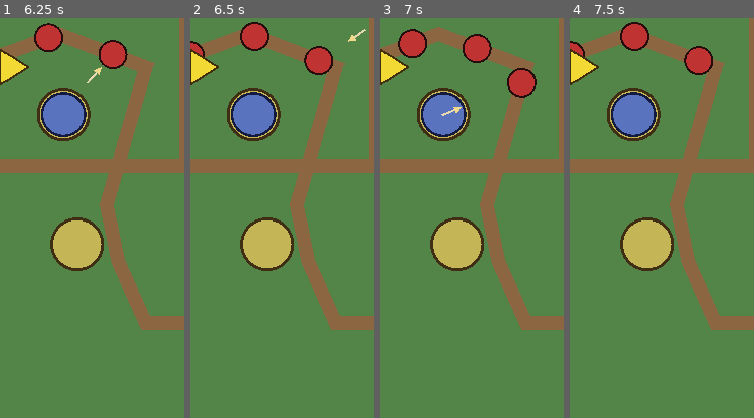
Above: before the commit, frames 1-4 (left to right).
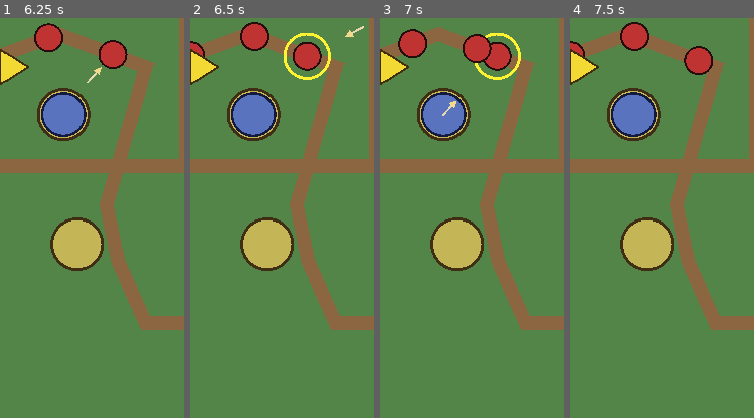
Above: after the commit, the same moments.

Repository: ookeooke/td1
Game: Godot game, scene res://main/Main.tscn
Two runs of this game, one before a commit and one after it. Both use one fixed random seed, a clock stepped at 60 frames per second and the inputs below.
Inputs (mouse positions are % of the whole screen's width and height, from its top left):
- Up to frame 1 (6.25 s): tap Enter at 0.5 s; move the mouse to (72, 45) at 0.52 s; click (72, 45) at 0.67 s; click "Build Archer (50g)" at 1.25 s; tap Space at 2 s; drag from (30, 55) to (75, 42) at 2.02 s; click "Build Archer (50g)" at 2.75 s; move the mouse to (60, 28) at 3.52 s; click (60, 28) at 3.67 s; drag from (45, 70) to (4, 51) at 4.27 s; move the mouse to (80, 65) at 5.02 s; click (80, 65) at 5.17 s; drag from (20, 35) to (35, 25) at 5.77 s
- Up to frame 2 (6.5 s): no input
- Up to frame 3 (7 s): move the mouse to (55, 50) at 6.52 s; click (55, 50) at 6.67 s
- Up to frame 4 (7.5 s): drag from (35, 25) to (75, 42) at 7.27 s
The pictures show only the part of the screen within x 8-58%, y 46-96%; the shares and areas given below are measured in that part.

Frame 1 is identical in both runs. In frame 2, 1.7% of the frame differs, in the area x 51-96%, y 2-16%; in frame 3, 2.2%, in the area x 33-86%, y 3-25%; in frame 4, nothing differs.

Commit message:
Debug: status-effect arrows + WaveManager accounting logs
Towers now roll a random SlowEffect / StunEffect every 3–6 shots and
attach it to the outgoing Arrow (gated by BaseTower.DEBUG_STATUS_ARROWS).
Arrows apply the effect on hit after damage so kills still skip the
apply (BaseEnemy guards DYING). Purpose: exercise Phase 13 through
real tower gameplay instead of Main.gd's one-shot demo.

WaveManager's enemy-lifecycle handlers now log alive/spawners/wave_active
state on every spawn/die/leak — to track down the "enemy leaks after
Victory" miscount visible in the last run.

Diff:
--- a/autoloads/WaveManager.gd
+++ b/autoloads/WaveManager.gd
@@ -120,18 +120,33 @@
 	return ids
 
 
-func _on_enemy_spawned(_enemy: Node, _path_id: String) -> void:
+func _on_enemy_spawned(enemy: Node, path_id: String) -> void:
 	_alive_count += 1
+	_log_alive("spawn", enemy, path_id)
 
 
-func _on_enemy_died(_enemy: Node, _gold: int) -> void:
+func _on_enemy_died(enemy: Node, _gold: int) -> void:
 	_alive_count = maxi(0, _alive_count - 1)
+	_log_alive("died", enemy, "")
 	_maybe_wave_complete()
 
 
-func _on_enemy_reached_end(_enemy: Node, _lives: int) -> void:
+func _on_enemy_reached_end(enemy: Node, _lives: int) -> void:
 	_alive_count = maxi(0, _alive_count - 1)
+	_log_alive("leak", enemy, "")
 	_maybe_wave_complete()
+
+
+func _log_alive(tag: String, enemy: Node, path_id: String) -> void:
+	var ename := "?"
+	if enemy != null and "data" in enemy and enemy.data != null:
+		ename = enemy.data.enemy_name
+	var extras := ""
+	if path_id != "":
+		extras = " path=" + path_id
+	print("[WaveManager/acct] %s %s%s  alive=%d  spawners=%d  wave_active=%s" % [
+		tag, ename, extras, _alive_count, _active_spawners, str(_wave_active)
+	])
 
 
 func _on_game_over() -> void:
--- a/projectiles/Arrow.gd
+++ b/projectiles/Arrow.gd
@@ -8,13 +8,15 @@
 var _damage: float = 0.0
 var _damage_type: int = 0
 var _source: Node = null
+var _status_effect = null  # optional StatusEffect subclass, applied on hit
 
 
-func setup(target: Node, damage: float, damage_type: int, source: Node) -> void:
+func setup(target: Node, damage: float, damage_type: int, source: Node, status_effect = null) -> void:
 	_target = target
 	_damage = damage
 	_damage_type = damage_type
 	_source = source
+	_status_effect = status_effect
 
 
 func _process(delta: float) -> void:
@@ -26,6 +28,8 @@
 	if dist <= hit_radius:
 		if _target.has_method("take_damage"):
 			_target.take_damage(_damage, _damage_type, _source)
+		if _status_effect != null and is_instance_valid(_target) and _target.has_method("apply_status_effect"):
+			_target.apply_status_effect(_status_effect)
 		queue_free()
 		return
 	var step: float = minf(speed * delta, dist)
--- a/towers/base_tower.gd
+++ b/towers/base_tower.gd
@@ -1,9 +1,19 @@
 extends Node2D
 class_name BaseTower
+
+# DEBUG: every 3–6 shots, attach a random SlowEffect/StunEffect to the arrow
+# so Phase 13's status system can be exercised through real gameplay instead
+# of Main.gd's one-shot demo. Flip DEBUG_STATUS_ARROWS = false to disable.
+const DEBUG_STATUS_ARROWS: bool = true
+const _SlowEffectScript := preload("res://systems/SlowEffect.gd")
+const _StunEffectScript := preload("res://systems/StunEffect.gd")
 
 @export var data: TowerData
 
 var level: int = 1
+
+var _shots_since_buff: int = 0
+var _next_buff_threshold: int = 0
 
 @onready var range_area: Area2D = $RangeArea
 @onready var range_shape: CollisionShape2D = $RangeArea/CollisionShape2D
@@ -23,6 +33,8 @@
 	attack_timer.one_shot = false
 	attack_timer.timeout.connect(_on_attack_tick)
 	attack_timer.start()
+
+	_next_buff_threshold = randi_range(3, 6)
 
 
 func _on_attack_tick() -> void:
@@ -59,8 +71,25 @@
 	var proj: Node2D = data.projectile_scene.instantiate()
 	get_parent().add_child(proj)
 	proj.global_position = global_position
+
+	var effect = _maybe_roll_debug_effect()
 	if proj.has_method("setup"):
-		proj.setup(target, data.damage, data.damage_type, self)
+		proj.setup(target, data.damage, data.damage_type, self, effect)
+
+
+func _maybe_roll_debug_effect():
+	if not DEBUG_STATUS_ARROWS:
+		return null
+	_shots_since_buff += 1
+	if _shots_since_buff < _next_buff_threshold:
+		return null
+	_shots_since_buff = 0
+	_next_buff_threshold = randi_range(3, 6)
+	if randi() % 2 == 0:
+		print("[Tower/debug] slow arrow")
+		return _SlowEffectScript.new(0.5, 2.0)
+	print("[Tower/debug] stun arrow")
+	return _StunEffectScript.new(0.8)
 
 
 func _draw() -> void:
Not shown: 1 places in enemies/data/enemy_flying.tres that only renumber resources
Not shown, added: enemies/enemy_flying.gd.uid
Not shown: 1 places in levels/level1_waves.tres that only renumber resources
